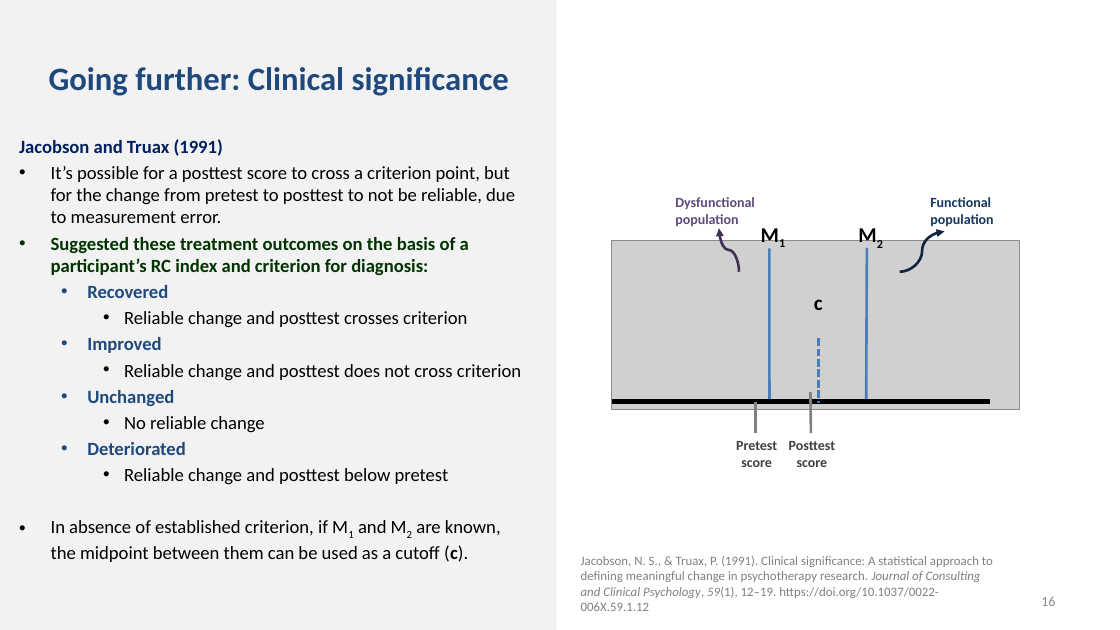
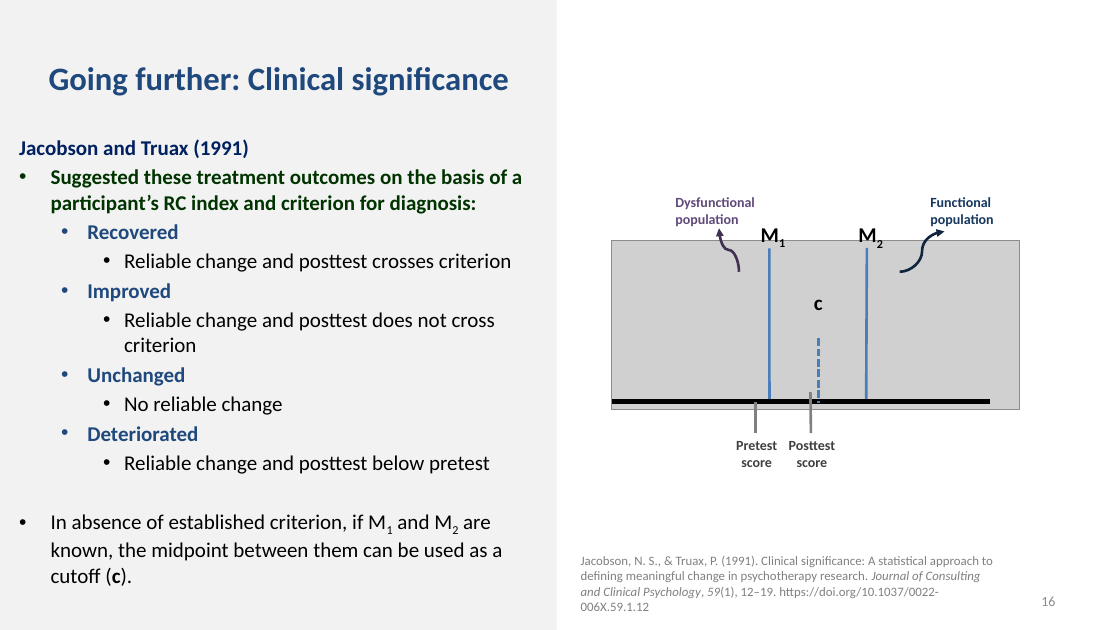
Before and after one commit to chrisjberry/datafluencyCB, a slide deck: slide 16 of docs/slides/PSYC753_L7_PrePostData.pptx. Drawn at 1120x630 pixels with LibreOffice and Linux fonts; fonts in the diff are those of the drawing; grey boxes stand for pictures. Boxes give left, top, right and bottom in pixels: in the first picture for what was removed or moved away, otherwise in the second. Text is boxed around its words. In the diff, an @@ line names an element or a change of style, - is before the commit and + after.

```diff
--- a/docs/slides/PSYC753_L7_PrePostData.pptx
+++ b/docs/slides/PSYC753_L7_PrePostData.pptx
@@ text "Jacobson and Truax (1991)" at box(19, 139, 522, 561): size 16 to 18 pt @@
@@ text at box(51, 166, 515, 223): paragraph removed @@
-• It’s possible for a posttest score to cross a criterion point, but for the change from pretest to posttest to not be reliable, due to measurement error.
```
Also in this commit, not shown: 8 other slides changed.
